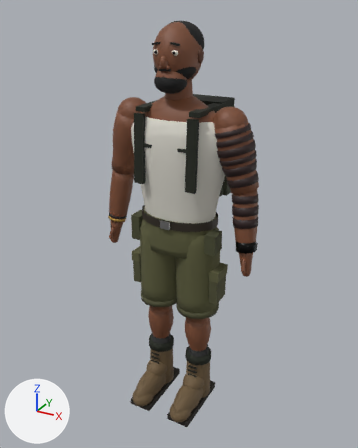
Two versions of the glTF model public/assets/characters/player.glb, one commit apart.
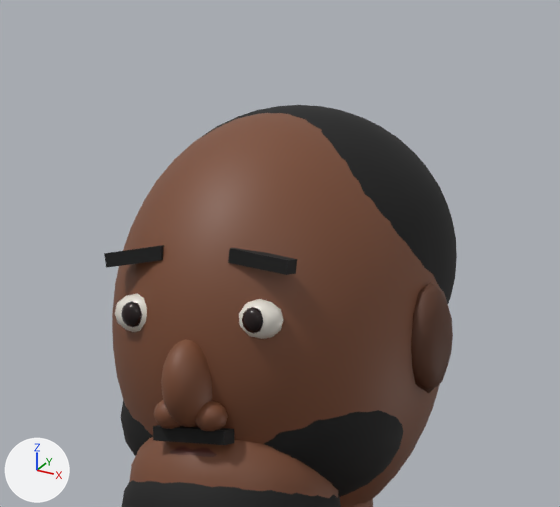
The first picture shows the older version from a camera (50 mm lens) standing at (0.935, -1.704, 1.748) and looking at (-0.011, 0.016, 0.888). The close-ups show the older and then the newer version on the part from 38% to 61% of the width and 1% to 18% of the height of that picture. Only the edits that show in the close-ups are written down. The axes (+X, +Y, +Z) are drawn at lower left. The lights are the same throughout.

The first close-up shows 'beard', 'beard_sides', 'brow_L', 'brow_R', 'ear_L', 'eye_white_L', 'hair_crop', 'head', 'jaw', 'moustache', 'nose', 'nostril_wing_L' and 6 more.
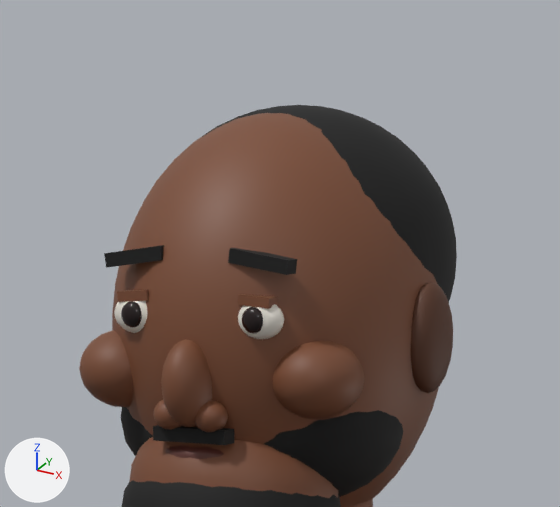
Location of each change, [x1, y1, x2, y2] in pixels of the close-ups (560 x 507 px):
'cheekbone_L', added (brown): after [273, 341, 365, 419]
'cheekbone_R', added (brown): after [79, 330, 133, 407]
'eyelid_L', added (brown): after [238, 294, 279, 309]
'eyelid_R', added: after [117, 290, 149, 302]

Edits to the bpy script that builds the scene:
```text
Add me_cheekbone_r:
    me_cheekbone_r.from_pydata(...)  # an icosphere of 320 faces spanning x -0.0845..-0.035, y -0.1058..-0.0523, z 1.5468..1.588
    me_cheekbone_r.materials.append(mat_skin)  # brown #7c4b32
Add me_eyelid_r:
    me_eyelid_r.from_pydata([(-0.0462, -0.1079, 1.6044), (-0.0465, -0.1079, 1.6095), (-0.0462, -0.0976, 1.6044), (-0.0277, -0.0976, 1.6056), (-0.0465, -0.0976, 1.6095), (-0.028, -0.1079, 1.6108), (-0.0277, -0.1079, 1.6056), (-0.028, -0.0976, 1.6108)], [], [(0, 1, 2), (3, 0, 2), (2, 1, 4), (4, 2, 3), (0, 5, 1), (6, 3, 0), (6, 5, 0), (1, 4, 5), (7, 3, 4), (4, 7, 5), (7, 6, 3), (5, 6, 7)])
    me_eyelid_r.materials.append(mat_skin)  # brown #7c4b32
Add me_cheekbone_l:
    me_cheekbone_l.from_pydata(...)  # an icosphere of 320 faces spanning x 0.035..0.0845, y -0.1058..-0.0523, z 1.5468..1.588
    me_cheekbone_l.materials.append(mat_skin)  # brown #7c4b32
Add me_eyelid_l:
    me_eyelid_l.from_pydata([(0.0277, -0.1079, 1.6056), (0.028, -0.1079, 1.6108), (0.0277, -0.0976, 1.6056), (0.0462, -0.0976, 1.6044), (0.028, -0.0976, 1.6108), (0.0465, -0.1079, 1.6095), (0.0462, -0.1079, 1.6044), (0.0465, -0.0976, 1.6095)], [], [(0, 1, 2), (3, 2, 0), (2, 1, 4), (4, 3, 2), (0, 5, 1), (6, 3, 0), (6, 5, 0), (1, 4, 5), (7, 3, 4), (4, 5, 7), (7, 6, 3), (5, 7, 6)])
    me_eyelid_l.materials.append(mat_skin)  # brown #7c4b32
Add ob_cheekbone_r:
    ob_cheekbone_r = bpy.data.objects.new('cheekbone_R', me_cheekbone_r)
    ob_cheekbone_r.location = (0.0, 0.0, 0.0)
Add ob_eyelid_r:
    ob_eyelid_r = bpy.data.objects.new('eyelid_R', me_eyelid_r)
    ob_eyelid_r.location = (0.0, 0.0, 0.0)
Add ob_cheekbone_l:
    ob_cheekbone_l = bpy.data.objects.new('cheekbone_L', me_cheekbone_l)
    ob_cheekbone_l.location = (0.0, 0.0, 0.0)
Add ob_eyelid_l:
    ob_eyelid_l = bpy.data.objects.new('eyelid_L', me_eyelid_l)
    ob_eyelid_l.location = (0.0, 0.0, 0.0)
```
